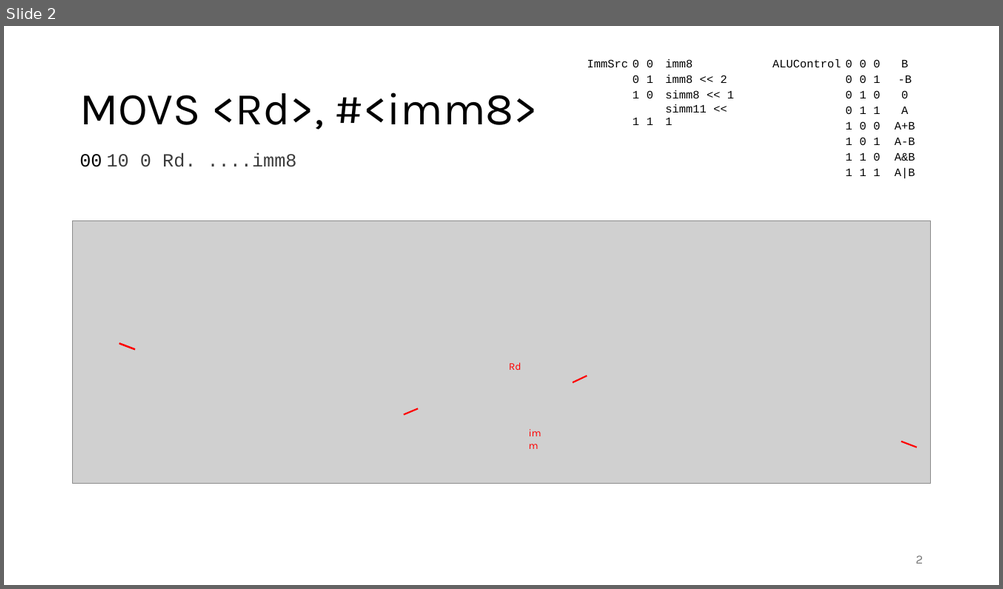
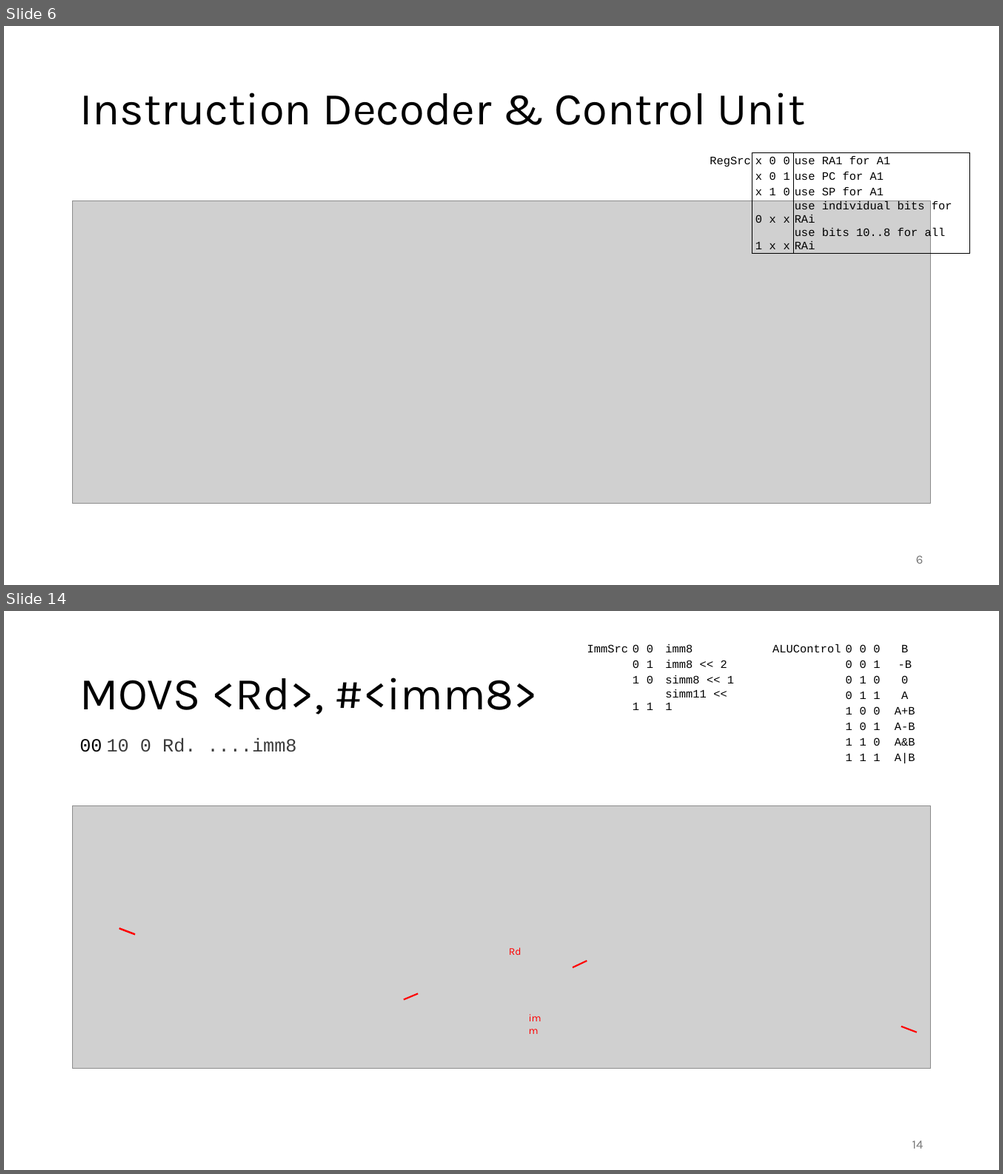
Before and after one commit to FrankBau/xetroc, a slide deck: xetroc.pptx. Shown one above the other, each under a label of ours: slide 2 before the commit, slides 6 and 14 after it; the slides between them are not shown. The pictures are 1003x589 and 1003x1174 pixels, drawn with LibreOffice and Linux fonts; fonts in the diff are those of the drawing; grey boxes stand for pictures. Boxes give left, top, right and bottom in pixels: in the first picture for what was removed or moved away, otherwise in the second. Text is boxed around its words. In the diff, an @@ line names an element or a change of style, - is before the commit and + after.

```diff
--- a/xetroc.pptx
+++ b/xetroc.pptx
@@ slide 6 added at (4,26,999,585), background #FFFFFF @@
@@ title added at (79,93,805,125), 44 pt, text #000000 @@
+Instruction Decoder & Control Unit
@@ table added at (707,153,970,252), 5 rows, 7 columns @@
+RegSrc | x | 0 | 0 | use RA1 for A1 |  | 
+ | x | 0 | 1 | use PC for A1 |  | 
+ | x | 1 | 0 | use SP for A1 |  | 
+ | 0 | x | x | use individual bits for RAi |  | 
+ | 1 | x | x | use bits 10..8 for all RAi |  | 
@@ picture added at (73,201,930,503) @@
@@ page number added at (916,556,923,564), 12 pt, text #797979 @@
+6
@@ what was slide 2 is now slide 14 @@
@@ page number at (912,1141,923,1149): text changed @@
-2
+14
```
Also in this commit, not shown: 1 slide changed, 11 other slides added, 13 other files.
